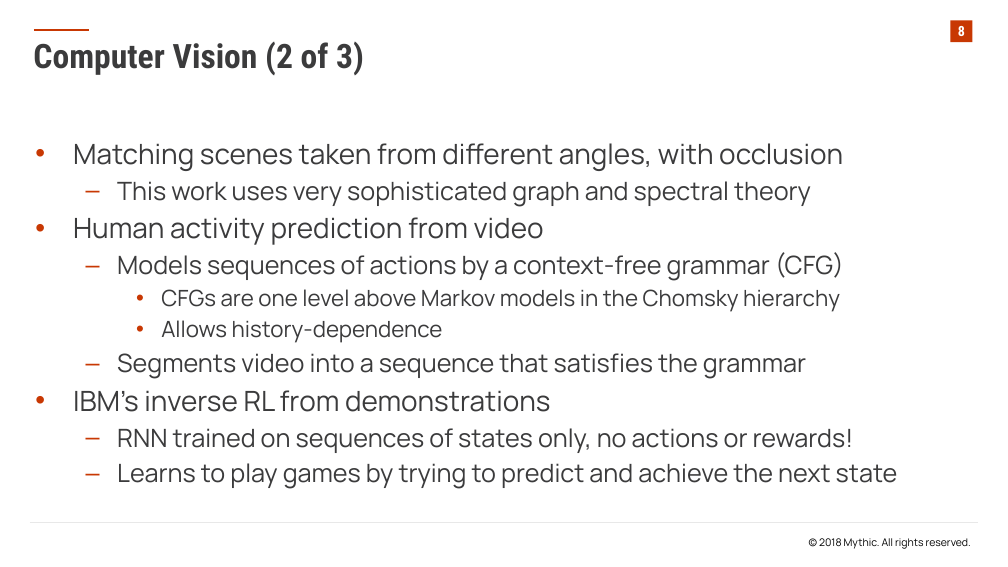
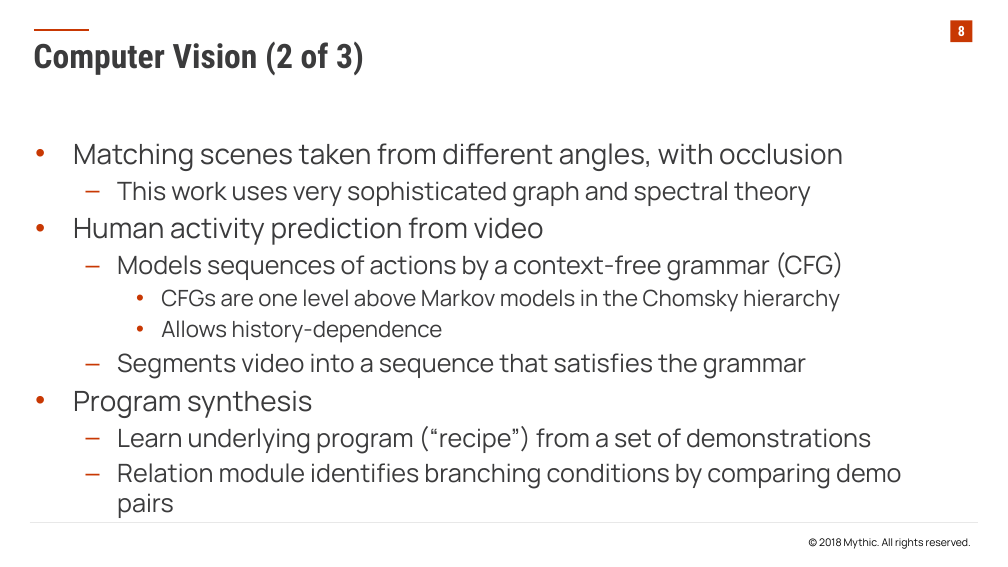
Before and after one commit to EbTech/ICML-2018, a slide deck: slide 8 of ICML 2018 Presentation.pptx. Drawn at 1008x567 pixels with LibreOffice and Linux fonts; fonts in the diff are those of the drawing; background and template pictures are left out. Boxes give left, top, right and bottom in pixels: in the first picture for what was removed or moved away, otherwise in the second. Text is boxed around its words. In the diff, an @@ line names an element or a change of style, - is before the commit and + after.

```diff
--- a/ICML 2018 Presentation.pptx
+++ b/ICML 2018 Presentation.pptx
@@ text at (x1=73, y1=390, x2=901, y2=489): text changed @@
-• IBM’s inverse RL from demonstrations
-  – RNN trained on sequences of states only, no actions or rewards!
-  – Learns to play games by trying to predict and achieve the next state
+• Program synthesis
+  – Learn underlying program (“recipe”) from a set of demonstrations
+  – Relation module identifies branching conditions by comparing demo pairs
```
Also in this commit, not shown: 6 other slides changed.
